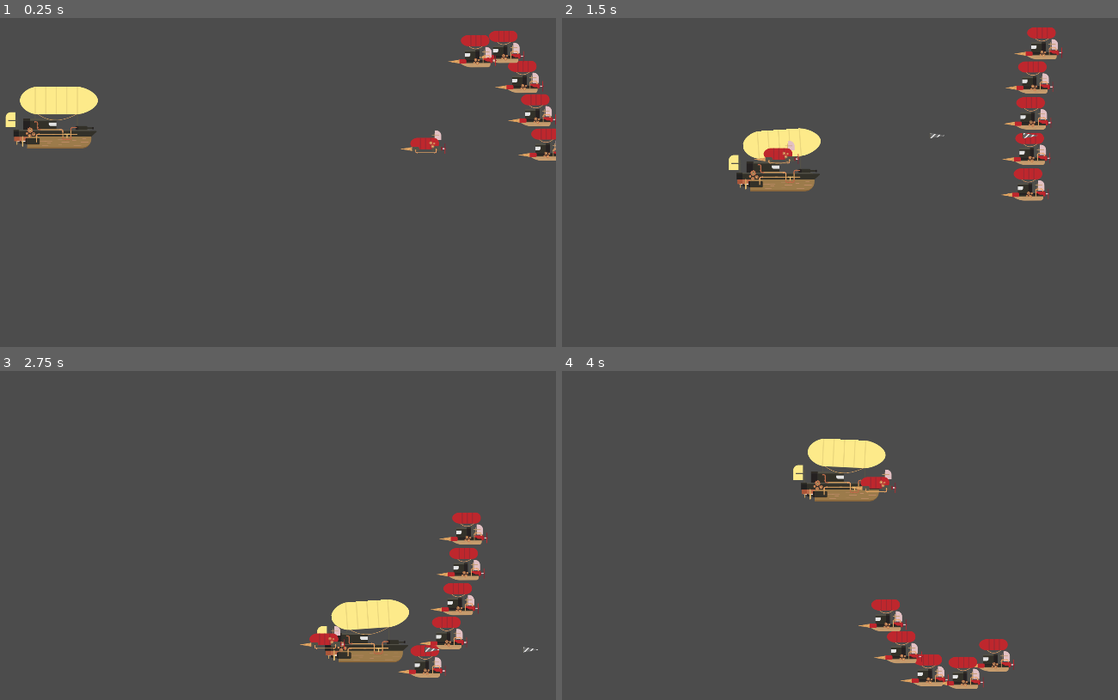
Above: before the commit, frames 1-4 (two rows, left to right).
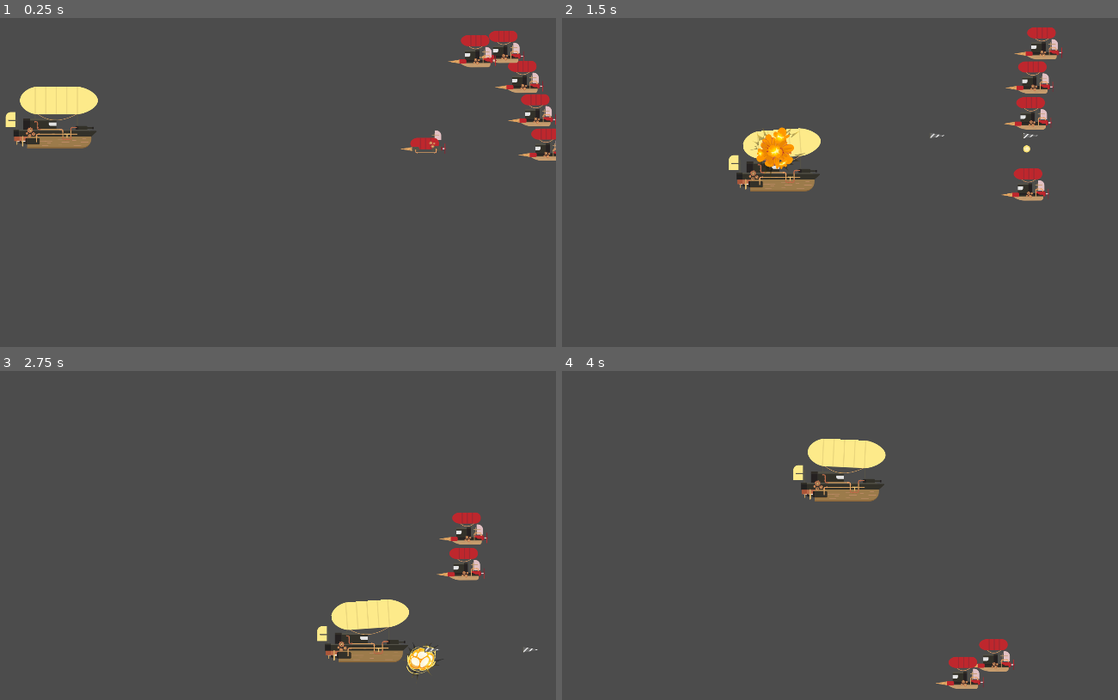
Above: after the commit, the same moments.

Repository: danielmiranda0099/godot_plz_shootEmUp
Game: Godot game, scene res://Scenes/Nivel 1.tscn
Two runs of this game, one before a commit and one after it. Both use one fixed random seed, a clock stepped at 60 frames per second and the inputs below.
Inputs (mouse positions are in pixels of both pictures, inside the frame that each line leads up to):
- Up to frame 1 (0.25 s): no input
- Up to frame 2 (1.5 s): move the mouse to (923, 169) at 0.52 s; press the mouse at (923, 169) at 0.53 s; hold D (move_right) 0.53-1.28 s; move the mouse to (634, 208) at 1.27 s; release the mouse at (634, 208) at 1.28 s; hold S (move_down) from 1.28 s (still down); click (634, 208) at 1.35 s
- Up to frame 3 (2.75 s): move the mouse to (283, 456) at 2.02 s; release S (move_down) at 2.03 s; press the mouse at (283, 456) at 2.03 s; hold D (move_right) from 2.03 s (still down)
- Up to frame 4 (4 s): move the mouse to (739, 621) at 2.77 s; release D (move_right) at 2.78 s; release the mouse at (739, 621) at 2.78 s; hold W (move_up) 2.78-3.53 s; click (739, 621) at 2.85 s; move the mouse to (979, 601) at 3.52 s; press the mouse at (979, 601) at 3.53 s; hold A (move_left) from 3.53 s (still down)

The runs differ from the first frame. In frame 1, less than 0.1% of the frame differs, in the area x 1-100%, y 10-42%; in frame 2, 1.2%; in frame 3, 1.7%, in the area x 53-97%, y 60-94%; in frame 4, 1.6%.

Commit message:
[ADD] Enemy Destruction On Damage

Diff:
--- a/Scenes/Disparo.tscn
+++ b/Scenes/Disparo.tscn
@@ -1,6 +1,7 @@
-[gd_scene load_steps=12 format=2]
+[gd_scene load_steps=13 format=2]
 
 [ext_resource path="res://Assets/disparo/disparo.png" type="Texture" id=1]
+[ext_resource path="res://Scripts/Disparo.gd" type="Script" id=2]
 
 [sub_resource type="AtlasTexture" id=1]
 flags = 4
@@ -58,11 +59,12 @@
 mode = 2
 gravity_scale = 0.0
 linear_velocity = Vector2( 1200, 0 )
+script = ExtResource( 2 )
 
 [node name="AnimatedSprite" type="AnimatedSprite" parent="."]
 frames = SubResource( 8 )
 animation = "disparo"
-frame = 4
+frame = 3
 playing = true
 
 [node name="CollisionShape2D" type="CollisionShape2D" parent="."]
@@ -77,3 +79,4 @@
 position = Vector2( -0.267262, -0.0402012 )
 rotation = 1.5708
 shape = SubResource( 10 )
+[connection signal="area_entered" from="Area2D" to="." method="_on_Area2D_area_entered"]
--- a/Scenes/EnemigoDirigido.tscn
+++ b/Scenes/EnemigoDirigido.tscn
@@ -1,7 +1,8 @@
-[gd_scene load_steps=11 format=2]
+[gd_scene load_steps=22 format=2]
 
 [ext_resource path="res://Assets/enemigos/enemigo2.png" type="Texture" id=1]
 [ext_resource path="res://Scripts/EnemigoDirigido.gd" type="Script" id=2]
+[ext_resource path="res://Assets/enemigos/explosion.png" type="Texture" id=3]
 
 [sub_resource type="AtlasTexture" id=1]
 flags = 4
@@ -33,25 +34,82 @@
 atlas = ExtResource( 1 )
 region = Rect2( 730, 0, 146, 95 )
 
+[sub_resource type="AtlasTexture" id=9]
+flags = 4
+atlas = ExtResource( 3 )
+region = Rect2( 0, 0, 200, 170 )
+
+[sub_resource type="AtlasTexture" id=10]
+flags = 4
+atlas = ExtResource( 3 )
+region = Rect2( 200, 0, 200, 170 )
+
+[sub_resource type="AtlasTexture" id=11]
+flags = 4
+atlas = ExtResource( 3 )
+region = Rect2( 400, 0, 200, 170 )
+
+[sub_resource type="AtlasTexture" id=12]
+flags = 4
+atlas = ExtResource( 3 )
+region = Rect2( 600, 0, 200, 170 )
+
+[sub_resource type="AtlasTexture" id=13]
+flags = 4
+atlas = ExtResource( 3 )
+region = Rect2( 800, 0, 200, 170 )
+
+[sub_resource type="AtlasTexture" id=14]
+flags = 4
+atlas = ExtResource( 3 )
+region = Rect2( 1000, 0, 200, 170 )
+
+[sub_resource type="AtlasTexture" id=15]
+flags = 4
+atlas = ExtResource( 3 )
+region = Rect2( 1200, 0, 200, 170 )
+
+[sub_resource type="AtlasTexture" id=16]
+flags = 4
+atlas = ExtResource( 3 )
+region = Rect2( 1400, 0, 200, 170 )
+
+[sub_resource type="AtlasTexture" id=17]
+flags = 4
+atlas = ExtResource( 3 )
+region = Rect2( 1600, 0, 200, 170 )
+
+[sub_resource type="AtlasTexture" id=18]
+flags = 4
+atlas = ExtResource( 3 )
+region = Rect2( 1800, 0, 200, 170 )
+
 [sub_resource type="SpriteFrames" id=7]
 animations = [ {
 "frames": [ SubResource( 1 ), SubResource( 2 ), SubResource( 3 ), SubResource( 4 ), SubResource( 5 ), SubResource( 6 ) ],
 "loop": true,
 "name": "Idle",
 "speed": 15.0
+}, {
+"frames": [ SubResource( 9 ), SubResource( 10 ), SubResource( 11 ), SubResource( 12 ), SubResource( 13 ), SubResource( 14 ), SubResource( 15 ), SubResource( 16 ), SubResource( 17 ), SubResource( 18 ) ],
+"loop": false,
+"name": "Explosion",
+"speed": 12.0
 } ]
 
 [sub_resource type="CapsuleShape2D" id=8]
 radius = 14.7011
 height = 91.781
 
-[node name="EnemigoDirigido" type="Area2D"]
+[node name="EnemigoDirigido" type="Area2D" groups=[
+"Enemigo",
+]]
 script = ExtResource( 2 )
 
 [node name="AnimatedSprite" type="AnimatedSprite" parent="."]
 frames = SubResource( 7 )
 animation = "Idle"
-frame = 3
+frame = 2
 playing = true
 
 [node name="CollisionShape2D" type="CollisionShape2D" parent="."]
--- /dev/null
+++ b/Scenes/EnemigoSimpleGroup.tscn
@@ -0,0 +1,115 @@
+[gd_scene load_steps=21 format=2]
+
+[ext_resource path="res://Assets/enemigos/enemigo1.png" type="Texture" id=1]
+[ext_resource path="res://Assets/enemigos/explosion.png" type="Texture" id=2]
+[ext_resource path="res://Scripts/EnemigoSimpleGroup.gd" type="Script" id=3]
+
+[sub_resource type="AtlasTexture" id=1]
+flags = 4
+atlas = ExtResource( 1 )
+region = Rect2( 0, 0, 156, 110 )
+
+[sub_resource type="AtlasTexture" id=2]
+flags = 4
+atlas = ExtResource( 1 )
+region = Rect2( 156, 0, 156, 110 )
+
+[sub_resource type="AtlasTexture" id=3]
+flags = 4
+atlas = ExtResource( 1 )
+region = Rect2( 312, 0, 156, 110 )
+
+[sub_resource type="AtlasTexture" id=4]
+flags = 4
+atlas = ExtResource( 1 )
+region = Rect2( 468, 0, 156, 110 )
+
+[sub_resource type="AtlasTexture" id=5]
+flags = 4
+atlas = ExtResource( 1 )
+region = Rect2( 624, 0, 156, 110 )
+
+[sub_resource type="AtlasTexture" id=8]
+flags = 4
+atlas = ExtResource( 2 )
+region = Rect2( 0, 0, 200, 170 )
+
+[sub_resource type="AtlasTexture" id=9]
+flags = 4
+atlas = ExtResource( 2 )
+region = Rect2( 200, 0, 200, 170 )
+
+[sub_resource type="AtlasTexture" id=10]
+flags = 4
+atlas = ExtResource( 2 )
+region = Rect2( 400, 0, 200, 170 )
+
+[sub_resource type="AtlasTexture" id=11]
+flags = 4
+atlas = ExtResource( 2 )
+region = Rect2( 600, 0, 200, 170 )
+
+[sub_resource type="AtlasTexture" id=12]
+flags = 4
+atlas = ExtResource( 2 )
+region = Rect2( 800, 0, 200, 170 )
+
+[sub_resource type="AtlasTexture" id=13]
+flags = 4
+atlas = ExtResource( 2 )
+region = Rect2( 1000, 0, 200, 170 )
+
+[sub_resource type="AtlasTexture" id=14]
+flags = 4
+atlas = ExtResource( 2 )
+region = Rect2( 1200, 0, 200, 170 )
+
+[sub_resource type="AtlasTexture" id=15]
+flags = 4
+atlas = ExtResource( 2 )
+region = Rect2( 1400, 0, 200, 170 )
+
+[sub_resource type="AtlasTexture" id=16]
+flags = 4
+atlas = ExtResource( 2 )
+region = Rect2( 1600, 0, 200, 170 )
+
+[sub_resource type="AtlasTexture" id=17]
+flags = 4
+atlas = ExtResource( 2 )
+region = Rect2( 1800, 0, 200, 170 )
+
+[sub_resource type="SpriteFrames" id=6]
+animations = [ {
+"frames": [ SubResource( 1 ), SubResource( 2 ), SubResource( 3 ), SubResource( 4 ), SubResource( 5 ) ],
+"loop": true,
+"name": "Idle",
+"speed": 18.0
+}, {
+"frames": [ SubResource( 8 ), SubResource( 9 ), SubResource( 10 ), SubResource( 11 ), SubResource( 12 ), SubResource( 13 ), SubResource( 14 ), SubResource( 15 ), SubResource( 16 ), SubResource( 17 ) ],
+"loop": false,
+"name": "Explosion",
+"speed": 12.0
+} ]
+
+[sub_resource type="CapsuleShape2D" id=7]
+radius = 39.5431
+height = 43.2143
+
+[node name="Enemigo" type="Area2D" groups=[
+"Enemigo",
+]]
+position = Vector2( 0.923828, 0.200073 )
+rotation = 1.78024
+script = ExtResource( 3 )
+
+[node name="AnimatedSprite" type="AnimatedSprite" parent="."]
+frames = SubResource( 6 )
+animation = "Idle"
+frame = 4
+playing = true
+
+[node name="CollisionShape2D" type="CollisionShape2D" parent="."]
+position = Vector2( 7.07907, 0.943871 )
+rotation = -1.5708
+shape = SubResource( 7 )
--- a/Scenes/GrupoEnemigos.tscn
+++ b/Scenes/GrupoEnemigos.tscn
@@ -1,49 +1,12 @@
-[gd_scene load_steps=11 format=2]
+[gd_scene load_steps=4 format=2]
 
-[ext_resource path="res://Assets/enemigos/enemigo1.png" type="Texture" id=1]
+[ext_resource path="res://Scenes/EnemigoSimpleGroup.tscn" type="PackedScene" id=1]
 [ext_resource path="res://Scripts/GrupoEnemigos.gd" type="Script" id=2]
 
 [sub_resource type="Curve2D" id=1]
 _data = {
 "points": PoolVector2Array( 0, 0, 0, 0, 1898.59, 487.606, 105.946, -29.665, -105.946, 29.665, 1709.68, 123.172, 312.765 …(282 unchanged characters)…
 }
-
-[sub_resource type="AtlasTexture" id=2]
-flags = 4
-atlas = ExtResource( 1 )
-region = Rect2( 0, 0, 156, 110 )
-
-[sub_resource type="AtlasTexture" id=3]
-flags = 4
-atlas = ExtResource( 1 )
-region = Rect2( 156, 0, 156, 110 )
-
-[sub_resource type="AtlasTexture" id=4]
-flags = 4
-atlas = ExtResource( 1 )
-region = Rect2( 312, 0, 156, 110 )
-
-[sub_resource type="AtlasTexture" id=5]
-flags = 4
-atlas = ExtResource( 1 )
-region = Rect2( 468, 0, 156, 110 )
-
-[sub_resource type="AtlasTexture" id=6]
-flags = 4
-atlas = ExtResource( 1 )
-region = Rect2( 624, 0, 156, 110 )
-
-[sub_resource type="SpriteFrames" id=7]
-animations = [ {
-"frames": [ SubResource( 2 ), SubResource( 3 ), SubResource( 4 ), SubResource( 5 ), SubResource( 6 ) ],
-"loop": true,
-"name": "Idle",
-"speed": 18.0
-} ]
-
-[sub_resource type="CapsuleShape2D" id=8]
-radius = 39.5431
-height = 43.2143
 
 [node name="GrupoEnemigos" type="Path2D"]
 position = Vector2( 1.68176, 0 )
@@ -56,20 +19,7 @@
 rotate = false
 loop = false
 
-[node name="Enemigo" type="Area2D" parent="PathFollow2D"]
-position = Vector2( 0.923828, 0.200073 )
-rotation = 1.78024
-
-[node name="AnimatedSprite" type="AnimatedSprite" parent="PathFollow2D/Enemigo"]
-frames = SubResource( 7 )
-animation = "Idle"
-frame = 4
-playing = true
-
-[node name="CollisionShape2D" type="CollisionShape2D" parent="PathFollow2D/Enemigo"]
-position = Vector2( 7.07907, 0.943871 )
-rotation = -1.5708
-shape = SubResource( 8 )
+[node name="Enemigo" parent="PathFollow2D" instance=ExtResource( 1 )]
 
 [node name="PathFollow2D2" type="PathFollow2D" parent="."]
 position = Vector2( 1874.31, 390.627 )
@@ -78,20 +28,7 @@
 rotate = false
 loop = false
 
-[node name="Enemigo" type="Area2D" parent="PathFollow2D2"]
-position = Vector2( 0.923828, 0.200073 )
-rotation = 1.78024
-
-[node name="AnimatedSprite" type="AnimatedSprite" parent="PathFollow2D2/Enemigo"]
-frames = SubResource( 7 )
-animation = "Idle"
-frame = 3
-playing = true
-
-[node name="CollisionShape2D" type="CollisionShape2D" parent="PathFollow2D2/Enemigo"]
-position = Vector2( 7.07907, 0.943871 )
-rotation = -1.5708
-shape = SubResource( 8 )
+[node name="Enemigo" parent="PathFollow2D2" instance=ExtResource( 1 )]
 
 [node name="PathFollow2D3" type="PathFollow2D" parent="."]
 position = Vector2( 1844.19, 295.182 )
@@ -100,20 +37,7 @@
 rotate = false
 loop = false
 
-[node name="Enemigo" type="Area2D" parent="PathFollow2D3"]
-position = Vector2( 0.923828, 0.200073 )
-rotation = 1.78024
-
-[node name="AnimatedSprite" type="AnimatedSprite" parent="PathFollow2D3/Enemigo"]
-frames = SubResource( 7 )
-animation = "Idle"
-frame = 2
-playing = true
-
-[node name="CollisionShape2D" type="CollisionShape2D" parent="PathFollow2D3/Enemigo"]
-position = Vector2( 7.07907, 0.943871 )
-rotation = -1.5708
-shape = SubResource( 8 )
+[node name="Enemigo" parent="PathFollow2D3" instance=ExtResource( 1 )]
 
 [node name="PathFollow2D4" type="PathFollow2D" parent="."]
 position = Vector2( 1805.06, 203.153 )
@@ -122,20 +46,7 @@
 rotate = false
 loop = false
 
-[node name="Enemigo" type="Area2D" parent="PathFollow2D4"]
-position = Vector2( 0.923828, 0.200073 )
-rotation = 1.78024
-
-[node name="AnimatedSprite" type="AnimatedSprite" parent="PathFollow2D4/Enemigo"]
-frames = SubResource( 7 )
-animation = "Idle"
-frame = 2
-playing = true
-
-[node name="CollisionShape2D" type="CollisionShape2D" parent="PathFollow2D4/Enemigo"]
-position = Vector2( 7.07907, 0.943871 )
-rotation = -1.5708
-shape = SubResource( 8 )
+[node name="Enemigo" parent="PathFollow2D4" instance=ExtResource( 1 )]
 
 [node name="PathFollow2D5" type="PathFollow2D" parent="."]
 position = Vector2( 1742.47, 127.02 )
@@ -144,17 +55,4 @@
 rotate = false
 loop = false
 
-[node name="Enemigo" type="Area2D" parent="PathFollow2D5"]
-position = Vector2( 0.923828, 0.200073 )
-rotation = 1.78024
-
-[node name="AnimatedSprite" type="AnimatedSprite" parent="PathFollow2D5/Enemigo"]
-frames = SubResource( 7 )
-animation = "Idle"
-frame = 1
-playing = true
-
-[node name="CollisionShape2D" type="CollisionShape2D" parent="PathFollow2D5/Enemigo"]
-position = Vector2( 7.07907, 0.943871 )
-rotation = -1.5708
-shape = SubResource( 8 )
+[node name="Enemigo" parent="PathFollow2D5" instance=ExtResource( 1 )]
--- a/Scenes/Personaje.tscn
+++ b/Scenes/Personaje.tscn
@@ -126,7 +126,7 @@
 [node name="Barco" type="AnimatedSprite" parent="."]
 frames = SubResource( 6 )
 animation = "Idle"
-frame = 2
+frame = 4
 playing = true
 
 [node name="Globo" type="Sprite" parent="."]
--- /dev/null
+++ b/Scripts/Disparo.gd
@@ -0,0 +1,7 @@
+extends RigidBody2D
+
+
+
+func _on_Area2D_area_entered(area):
+	if area.is_in_group("Enemigo"):
+		area.set_explosion()
--- a/Scripts/EnemigoDirigido.gd
+++ b/Scripts/EnemigoDirigido.gd
@@ -5,6 +5,12 @@
 onready var personaje = get_tree().get_nodes_in_group("personaje")
 onready var posicion_personaje = personaje[0].global_position
 
+func set_explosion():
+	collision_mask = 0
+	collision_layer = 0
+	$AnimatedSprite.animation = "Explosion"
+	yield($AnimatedSprite, "animation_finished")
+	queue_free()
 
 func _physics_process(delta):
 	posicion_personaje = personaje[0].global_position
--- /dev/null
+++ b/Scripts/EnemigoSimpleGroup.gd
@@ -0,0 +1,8 @@
+extends Area2D
+
+func set_explosion():
+	collision_mask = 0
+	collision_layer = 0
+	$AnimatedSprite.animation = "Explosion"
+	yield($AnimatedSprite, "animation_finished")
+	queue_free()
--- a/Scripts/Personaje.gd
+++ b/Scripts/Personaje.gd
@@ -16,6 +16,7 @@
 		var instancia_disparo = bala.instance()
 		instancia_disparo.global_position = $DisparoPos.global_position
 		get_tree().root.add_child(instancia_disparo)
+		#instancia_disparo.set_as_toplevel(true)
 
 func get_inputs():
 	movimiento = Vector2()
